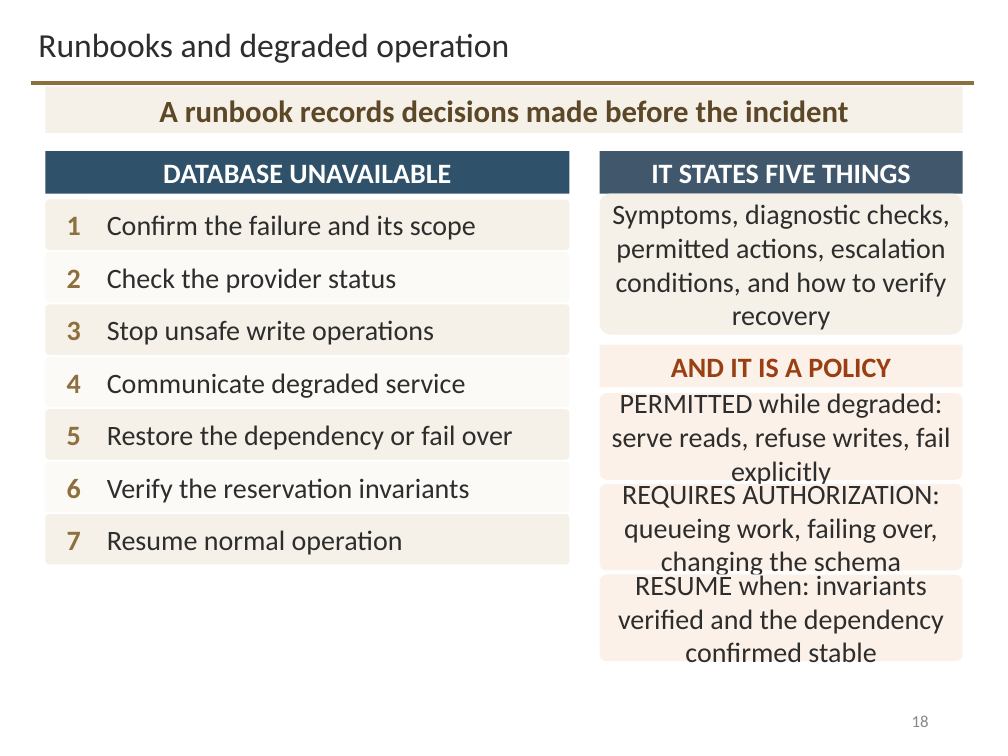
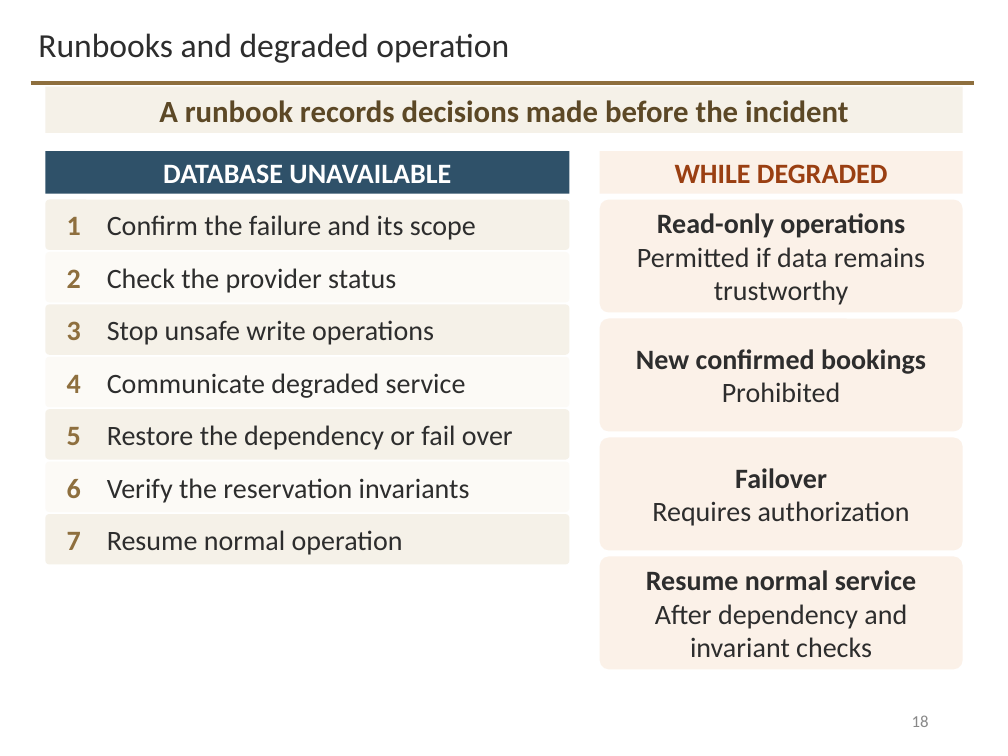
Before and after one commit to davisjam/model-based-agentic-software-engineering, a slide deck: slide 18 of course/lectures/act-3-software-in-the-world/06-operations-and-sre/3-6-Operations-and-SRE.pptx. Drawn at 1008x756 pixels with LibreOffice and Linux fonts; fonts in the diff are those of the drawing; background and template pictures are left out. Boxes give left, top, right and bottom in pixels: in the first picture for what was removed or moved away, otherwise in the second. Text is boxed around its words. In the diff, an @@ line names an element or a change of style, - is before the commit and + after.

```diff
--- a/course/lectures/act-3-software-in-the-world/06-operations-and-sre/3-6-Operations-and-SRE.pptx
+++ b/course/lectures/act-3-software-in-the-world/06-operations-and-sre/3-6-Operations-and-SRE.pptx
@@ rectangle "WHILE DEGRADED" at bbox=[600, 151, 963, 194]: fill #41586C to #FBF1E8 @@
@@ text in rectangle at bbox=[675, 164, 888, 183]: text changed; text colour #FFFFFF to #9A3F12 @@
-IT STATES FIVE THINGS
+WHILE DEGRADED
@@ rounded rectangle "Read-only operations": place and size @@
-rounded rectangle "Read-only operations" at bbox=[600, 393, 963, 480]
+rounded rectangle "Read-only operations" at bbox=[600, 200, 963, 312]
@@ rounded rectangle removed at bbox=[600, 194, 963, 335] @@
-Symptoms, diagnostic checks, permitted actions, escalation conditions, and how to verify recovery
@@ text in rounded rectangle at bbox=[637, 213, 925, 305]: text changed @@
-PERMITTED while degraded: serve reads, refuse writes, fail explicitly
+Read-only operations
+Permitted if data remains trustworthy
@@ rounded rectangle added at bbox=[600, 319, 963, 431], fill #FBF1E8, 20 pt, text #2D2D2D, bold @@
+New confirmed bookings
+Prohibited
@@ rectangle removed at bbox=[600, 345, 963, 387] @@
-AND IT IS A POLICY
@@ rounded rectangle "Failover": place and size @@
-rounded rectangle "Failover" at bbox=[600, 484, 963, 571]
+rounded rectangle "Failover" at bbox=[600, 437, 963, 550]
@@ text in rounded rectangle at bbox=[652, 468, 910, 526]: text changed @@
-REQUIRES AUTHORIZATION: queueing work, failing over, changing the schema
+Failover
+Requires authorization
@@ rounded rectangle "Resume normal service": place and size @@
-rounded rectangle "Resume normal service" at bbox=[600, 575, 963, 661]
+rounded rectangle "Resume normal service" at bbox=[600, 556, 963, 669]
@@ text in rounded rectangle at bbox=[646, 570, 916, 657]: text changed @@
-RESUME when: invariants verified and the dependency confirmed stable
+Resume normal service
+After dependency and invariant checks
```
Also in this commit, not shown: 2 other slides changed.
